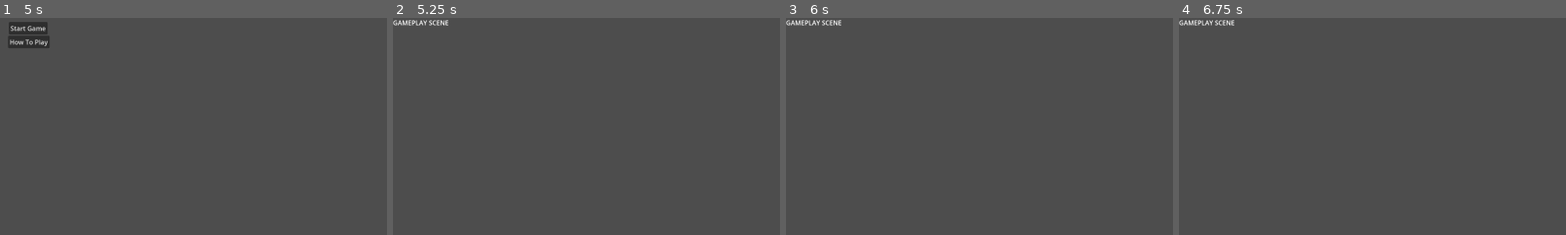
Above: before the commit, frames 1-4 (left to right).
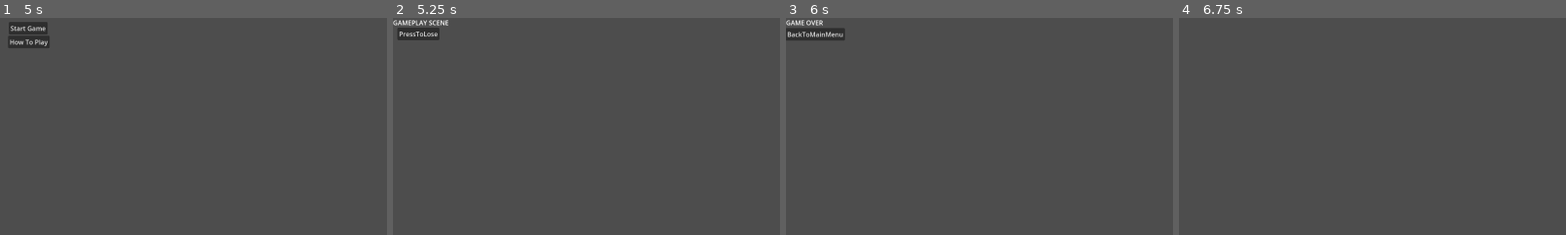
Above: after the commit, the same moments.

Repository: danigeri/ItsSpreadingTheGame
Game: Godot game, scene res://intro_scene/intro_scene.tscn
Two runs of this game, one before a commit and one after it. Both use one fixed random seed, a clock stepped at 60 frames per second and the inputs below. Video files are missing from this copy of the repository; at most half a second of black plays in their place.
Inputs (mouse positions are % of the whole screen's width and height, from its top left):
- Up to frame 1 (5 s): tap Enter at 0.5, 2, 3.5 s; tap Space at 1.25, 2.75, 4.25 s
- Up to frame 2 (5.25 s): click "Start Game" at 5 s
- Up to frame 3 (6 s): click (3, 4) at 5.75 s, where only the run after the commit has a clickable "PressToLose"
- Up to frame 4 (6.75 s): click (4, 4) at 6.5 s, where only the run after the commit has a clickable "BackToMainMenu"
The pictures show only the part of the screen within x 0-50%, y 0-50%; the shares and areas given below are measured in that part.

Frame 1 is identical in both runs. In frame 2, 0.5% of the frame differs, in the area x 1-13%, y 4-11%; in frame 3, 0.9%, in the area x 0-16%, y 0-11%; in frame 4, 0.3%.

Commit message:
Game over screen and navigation added in built in script. Lose button added to gameplay in standalone script.

Diff:
--- /dev/null
+++ b/game_over_scene/game_over_scene.tscn
@@ -0,0 +1,35 @@
+[gd_scene load_steps=2 format=3 uid="uid://b4lr117hipltv"]
+
+[sub_resource type="GDScript" id="GDScript_6oq7a"]
+script/source = "extends Control
+
+
+func _on_back_to_main_menu_button_pressed() -> void:
+	var menu_scene = preload(\"res://menu_scene/menu_scene.tscn\").instantiate()
+	SceneTransition.change_scene(menu_scene)
+"
+
+[node name="GameOverScene" type="Control"]
+layout_mode = 3
+anchors_preset = 15
+anchor_right = 1.0
+anchor_bottom = 1.0
+grow_horizontal = 2
+grow_vertical = 2
+script = SubResource("GDScript_6oq7a")
+
+[node name="DummyLabel" type="Label" parent="."]
+offset_right = 138.0
+offset_bottom = 26.0
+text = "GAME OVER
+
+"
+
+[node name="BackToMainMenuButton" type="Button" parent="."]
+offset_left = -1.0
+offset_top = 25.0
+offset_right = 146.0
+offset_bottom = 56.0
+text = "BackToMainMenu"
+
+[connection signal="pressed" from="BackToMainMenuButton" to="." method="_on_back_to_main_menu_button_pressed"]
--- /dev/null
+++ b/gameplay_scene/gameplay_scene.gd
@@ -0,0 +1,6 @@
+extends Node2D
+
+
+func _on_lose_button_pressed() -> void:
+	var game_over_scene = preload("res://game_over_scene/game_over_scene.tscn").instantiate()
+	SceneTransition.change_scene(game_over_scene)
--- a/gameplay_scene/gameplay_scene.tscn
+++ b/gameplay_scene/gameplay_scene.tscn
@@ -1,9 +1,21 @@
-[gd_scene format=3 uid="uid://c2wufkw7dnbfg"]
+[gd_scene load_steps=2 format=3 uid="uid://c2wufkw7dnbfg"]
+
+[ext_resource type="Script" path="res://gameplay_scene/gameplay_scene.gd" id="1_kpjtu"]
 
 [node name="GameplayScene" type="Node2D"]
+script = ExtResource("1_kpjtu")
 
 [node name="DummyLabel" type="Label" parent="."]
 offset_right = 138.0
 offset_bottom = 26.0
 text = "GAMEPLAY SCENE
 "
+
+[node name="LoseButton" type="Button" parent="."]
+offset_left = 11.0
+offset_top = 24.0
+offset_right = 115.0
+offset_bottom = 55.0
+text = "PressToLose"
+
+[connection signal="pressed" from="LoseButton" to="." method="_on_lose_button_pressed"]
